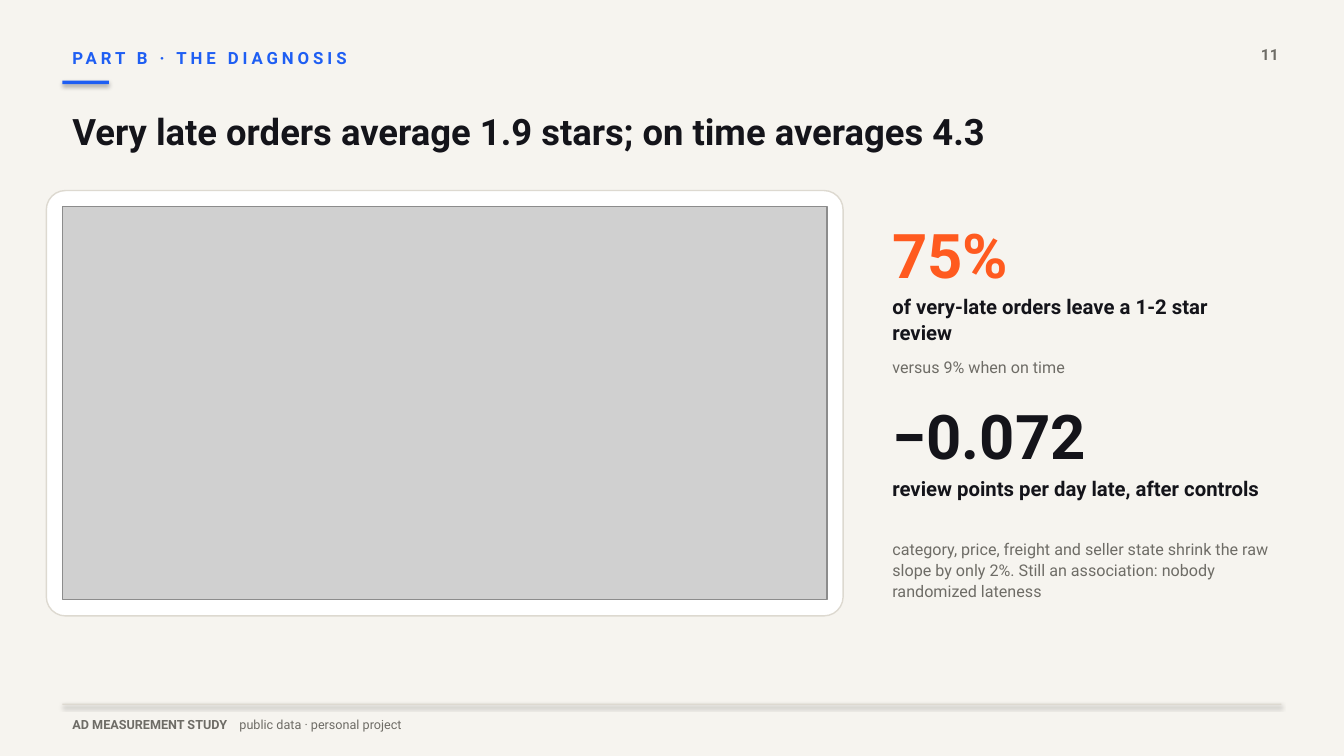
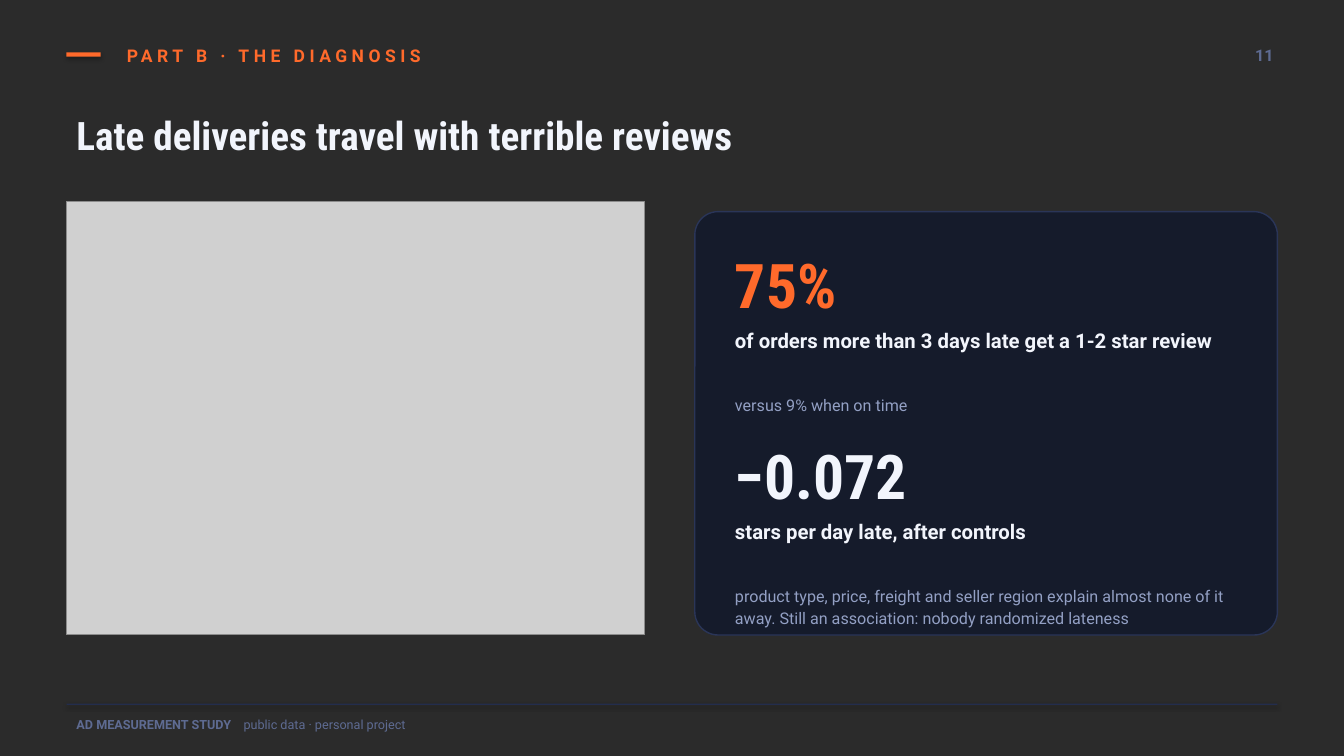
Before and after one commit to VikramVarkoor/Ad-Measurement-Study, a slide deck: slide 11 of deck/ad_measurement_deck.pptx. Drawn at 1344x756 pixels with LibreOffice and Linux fonts; fonts in the diff are those of the drawing; grey boxes stand for pictures; background and template pictures are left out; a plain dark background stands for a picture behind light text. Boxes give left, top, right and bottom in pixels: in the first picture for what was removed or moved away, otherwise in the second. Text is boxed around its words. In the diff, an @@ line names an element or a change of style, - is before the commit and + after.

```diff
--- a/deck/ad_measurement_deck.pptx
+++ b/deck/ad_measurement_deck.pptx
@@ background #F6F4EF to picture (left out) @@
@@ rectangle: place and size @@
-rectangle at [63,81,109,85]
+rectangle at [67,52,101,56]
@@ rectangle at [67,52,101,56]: fill #1E5EF3 to #FF6A2B @@
@@ text "PART B · THE DIAGNOSIS": place and size @@
-text "PART B · THE DIAGNOSIS" at [137,52,148,64]
+text "PART B · THE DIAGNOSIS" at [196,49,207,62]
@@ text "PART B · THE DIAGNOSIS" at [196,49,207,62]: size 12 to 12.5 pt, text colour #1E5EF3 to #FF6A2B, letter spacing 2.8 to 3.2 pt @@
@@ text "11" at [1255,50,1273,61]: size 11 to 11.5 pt, text colour #6E6C66 to #5E6B92 @@
@@ text at [76,120,732,151]: text changed; size 26 to 28 pt; font Roboto to Roboto Condensed; text colour #14141A to #F2F5FC @@
-Very late orders average 1.9 stars; on time averages 4.3
+Late deliveries travel with terrible reviews
@@ rounded rectangle removed at [46,191,843,616] @@
@@ picture: place and size @@
-picture at [63,207,827,600]
+picture at [67,202,644,635]
@@ rounded rectangle added at [695,212,1277,635], fill #10172B at 78% opacity, outline #2A3558 1 pt @@
@@ text "75%": place and size @@
-text "75%" at [892,233,1008,279]
+text "75%" at [735,263,837,309]
@@ text "75%" at [735,263,837,309]: font Roboto to Roboto Condensed, text colour #FF5A1F to #FF6A2B @@
@@ text at [735,332,1212,353]: text changed; text colour #14141A to #F2F5FC @@
-of very-late orders leave a 1-2 star review
+of orders more than 3 days late get a 1-2 star review
@@ text "versus 9% when on time": place and size @@
-text "versus 9% when on time" at [892,361,1065,373]
+text "versus 9% when on time" at [735,399,908,411]
@@ text "versus 9% when on time" at [735,399,908,411]: text colour #6E6C66 to #93A0C4; line spacing 1.1 to 1.14 @@
@@ text "−0.072": place and size @@
-text "−0.072" at [892,414,1085,460]
+text "−0.072" at [735,454,907,500]
@@ text "−0.072" at [735,454,907,500]: font Roboto to Roboto Condensed, text colour #14141A to #F2F5FC @@
@@ text at [735,523,1026,544]: text changed; text colour #14141A to #F2F5FC @@
-review points per day late, after controls
+stars per day late, after controls
@@ text at [735,590,1223,628]: text changed; text colour #6E6C66 to #93A0C4 @@
-category, price, freight and seller state shrink the raw slope by only 2%. Still an association: nobody randomized lateness
+product type, price, freight and seller region explain almost none of it away. Still an association: nobody randomized lateness
@@ text "AD MEASUREMENT STUDY public data ..." at [76,720,406,732]: text colour #6E6C66 to #5E6B92 @@
@@ rectangle: place and size @@
-rectangle at [63,704,1281,705]
+rectangle at [67,704,1277,705]
@@ rectangle at [67,704,1277,705]: fill #DDD9D0 to #232D4D @@
```
Also in this commit, not shown: 13 other slides changed, 28 other files.
